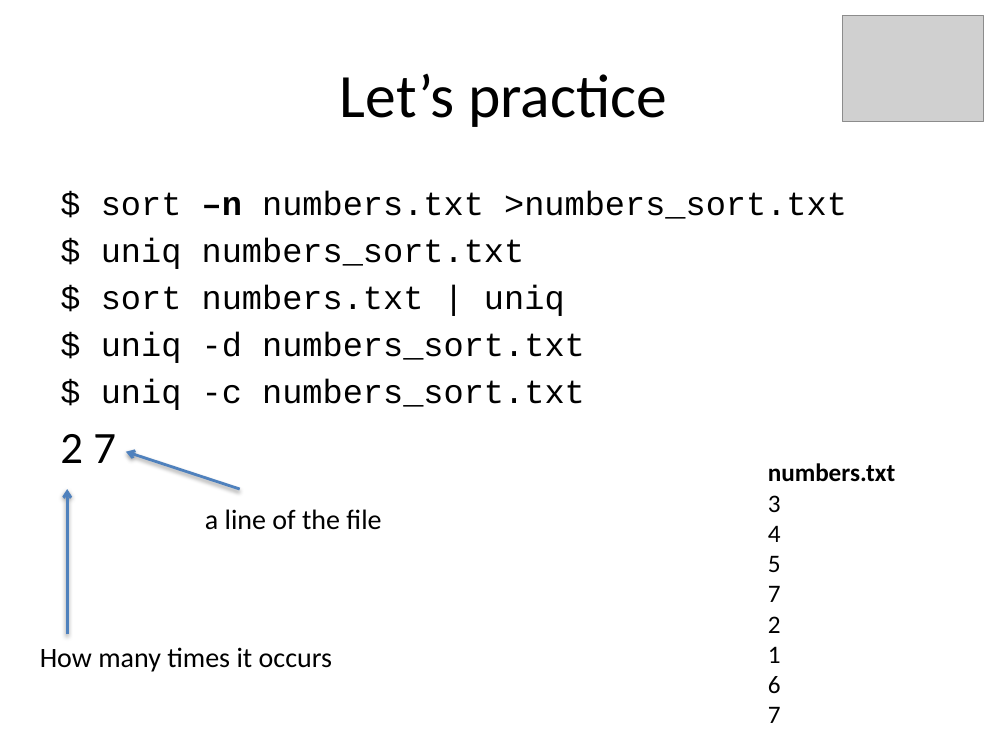
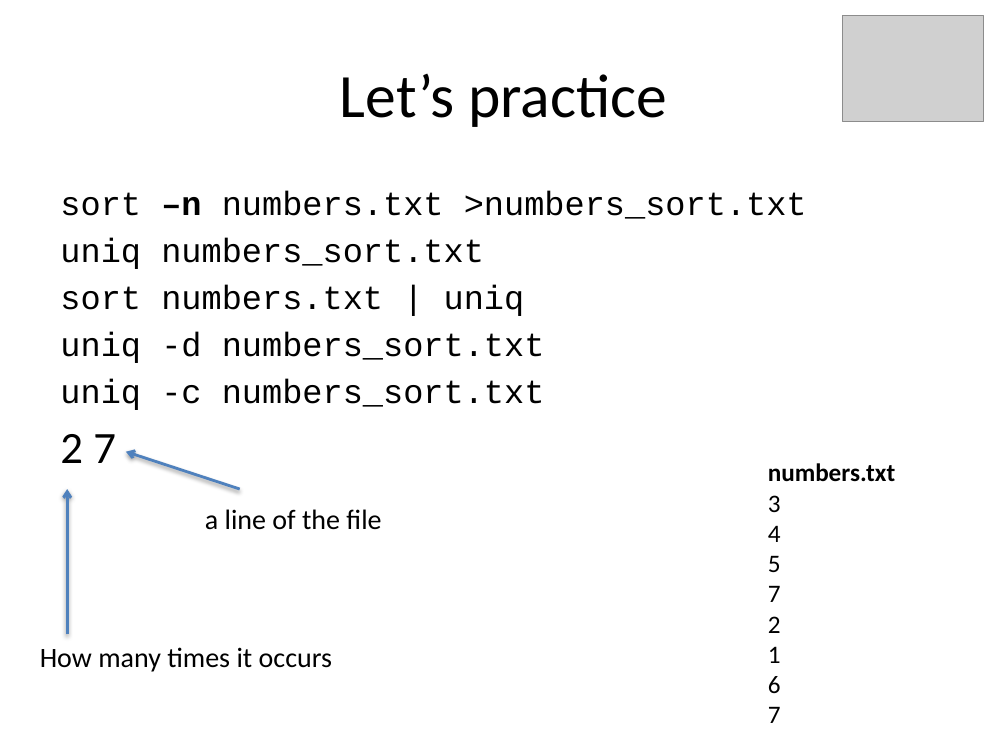
Before and after one commit to smangul1/UNIX_SUMPh_Moldova, a slide deck: slide 17 of day3_Unix.pptx. Drawn at 1008x756 pixels with LibreOffice and Linux fonts; fonts in the diff are those of the drawing; grey boxes stand for pictures. Boxes give left, top, right and bottom in pixels: in the first picture for what was removed or moved away, otherwise in the second. Text is boxed around its words. In the diff, an @@ line names an element or a change of style, - is before the commit and + after.

Commit message:
update slides

```diff
--- a/day3_Unix.pptx
+++ b/day3_Unix.pptx
@@ text at (60, 190, 807, 410): text changed @@
-$ sort –n numbers.txt >numbers_sort.txt
-$ uniq numbers_sort.txt
-$ sort numbers.txt | uniq
-$ uniq -d numbers_sort.txt
-$ uniq -c numbers_sort.txt
+sort –n numbers.txt >numbers_sort.txt
+uniq numbers_sort.txt
+sort numbers.txt | uniq
+uniq -d numbers_sort.txt
+uniq -c numbers_sort.txt
```
Also in this commit, not shown: 4 other slides changed, 2 other files.
